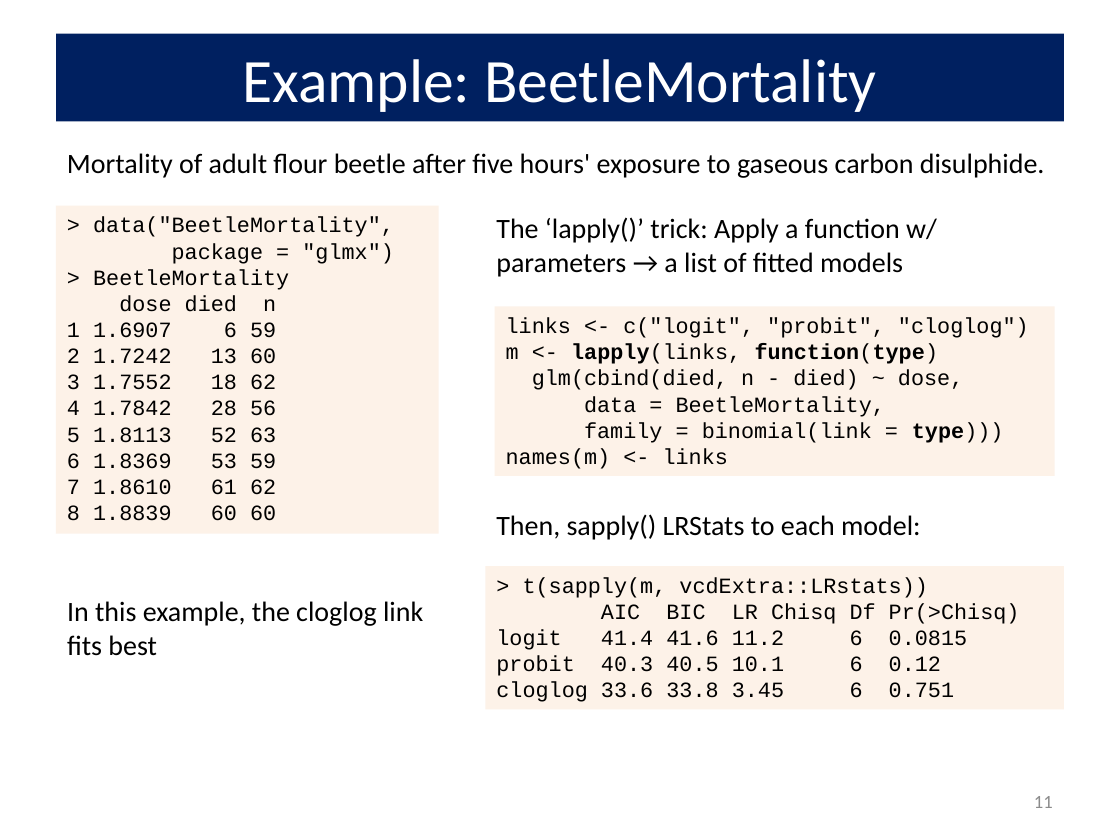
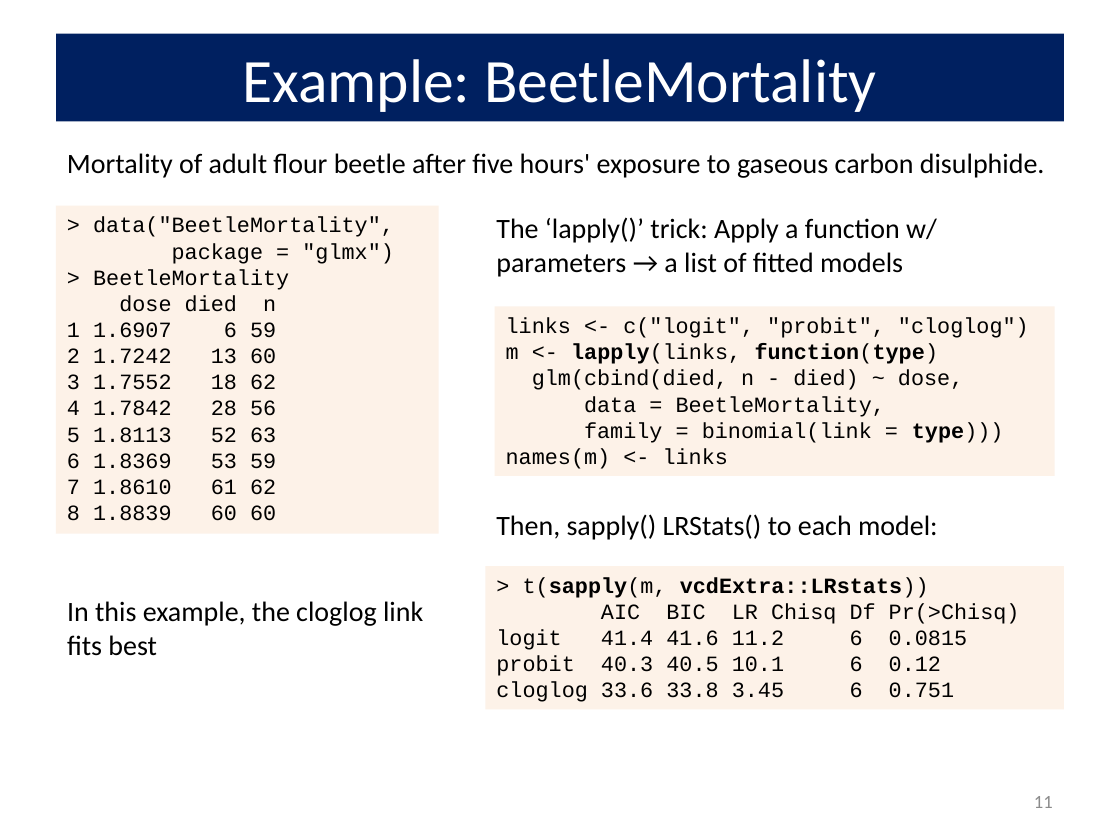
Before and after one commit to friendly/psy6136, a slide deck: slide 11 of lectures/09-CountData.pptx. Drawn at 1120x840 pixels with LibreOffice and Linux fonts; fonts in the diff are those of the drawing. Boxes give left, top, right and bottom in pixels: in the first picture for what was removed or moved away, otherwise in the second. Text is boxed around its words. In the diff, an @@ line names an element or a change of style, - is before the commit and + after.

Commit message:
update lectures

```diff
--- a/lectures/09-CountData.pptx
+++ b/lectures/09-CountData.pptx
@@ text at (496, 514, 938, 540): text changed @@
-Then, sapply() LRStats to each model:
+Then, sapply() LRStats() to each model:
@@ text in rectangle at (523, 577, 929, 598): bold on in "t(sapply(m, vcdExtra::LRstats))" @@
```
Also in this commit, not shown: 2 other files.
